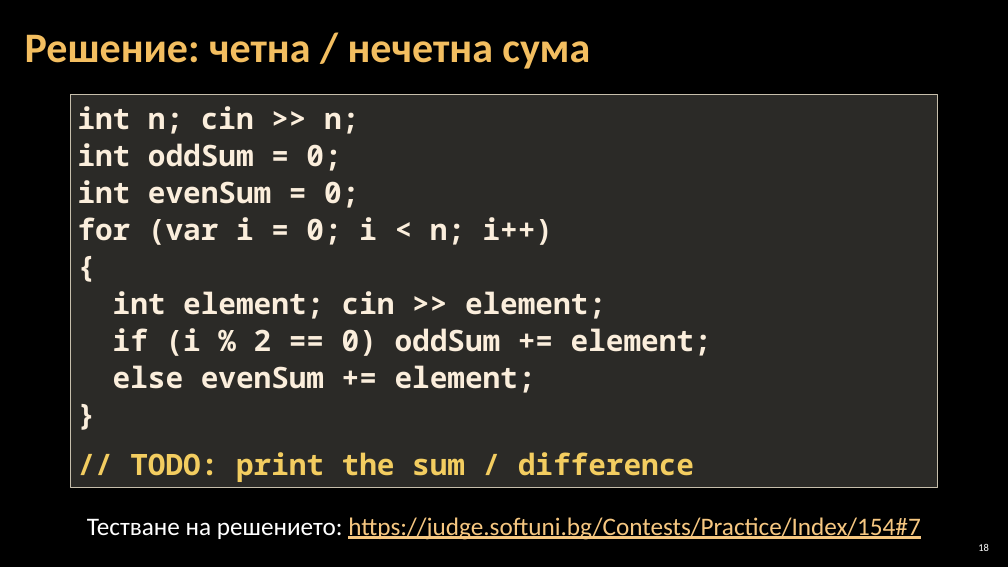
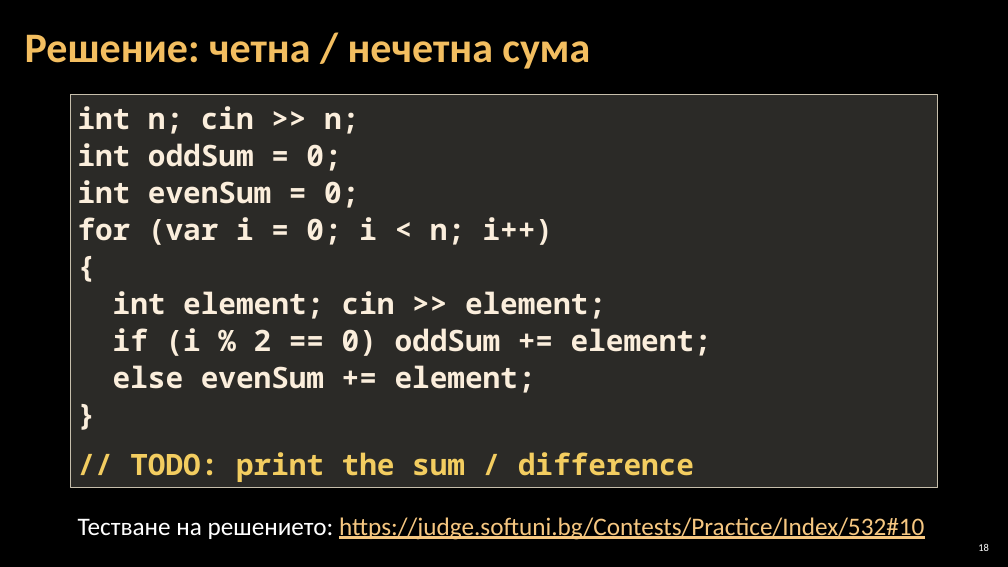
Before and after one commit to Software-University/C-plus-plus, a slide deck: slide 18 of 5. Loops/5. Loops.pptx. Drawn at 1008x567 pixels with LibreOffice and Linux fonts; fonts in the diff are those of the drawing; background and template pictures are left out. Boxes give left, top, right and bottom in pixels: in the first picture for what was removed or moved away, otherwise in the second. Text is boxed around its words. In the diff, an @@ line names an element or a change of style, - is before the commit and + after.

Commit message:
5-th lecture is fixed

```diff
--- a/5. Loops/5. Loops.pptx
+++ b/5. Loops/5. Loops.pptx
@@ text at [78, 517, 924, 540]: text changed @@
-Тестване на решението: https://judge.softuni.bg/Contests/Practice/Index/154#7
+Тестване на решението: https://judge.softuni.bg/Contests/Practice/Index/532#10
```
Also in this commit, not shown: 8 other slides changed.
